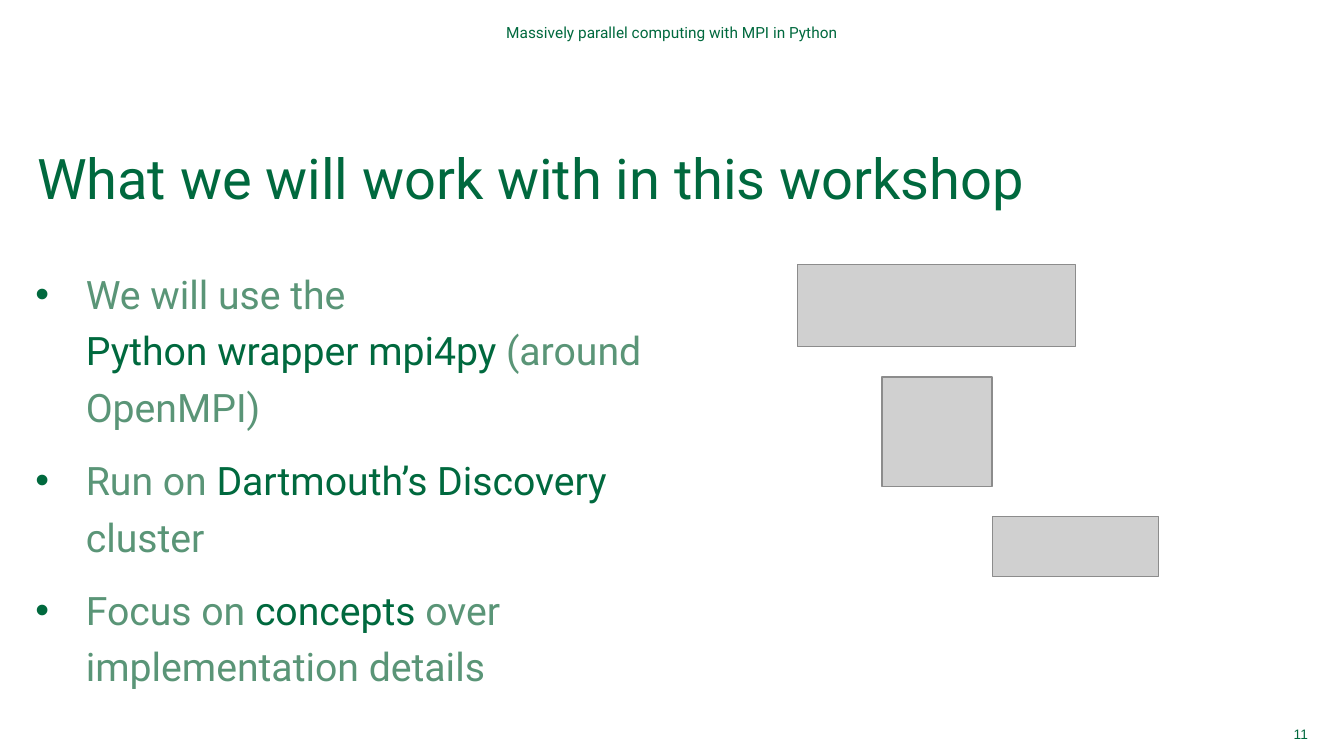
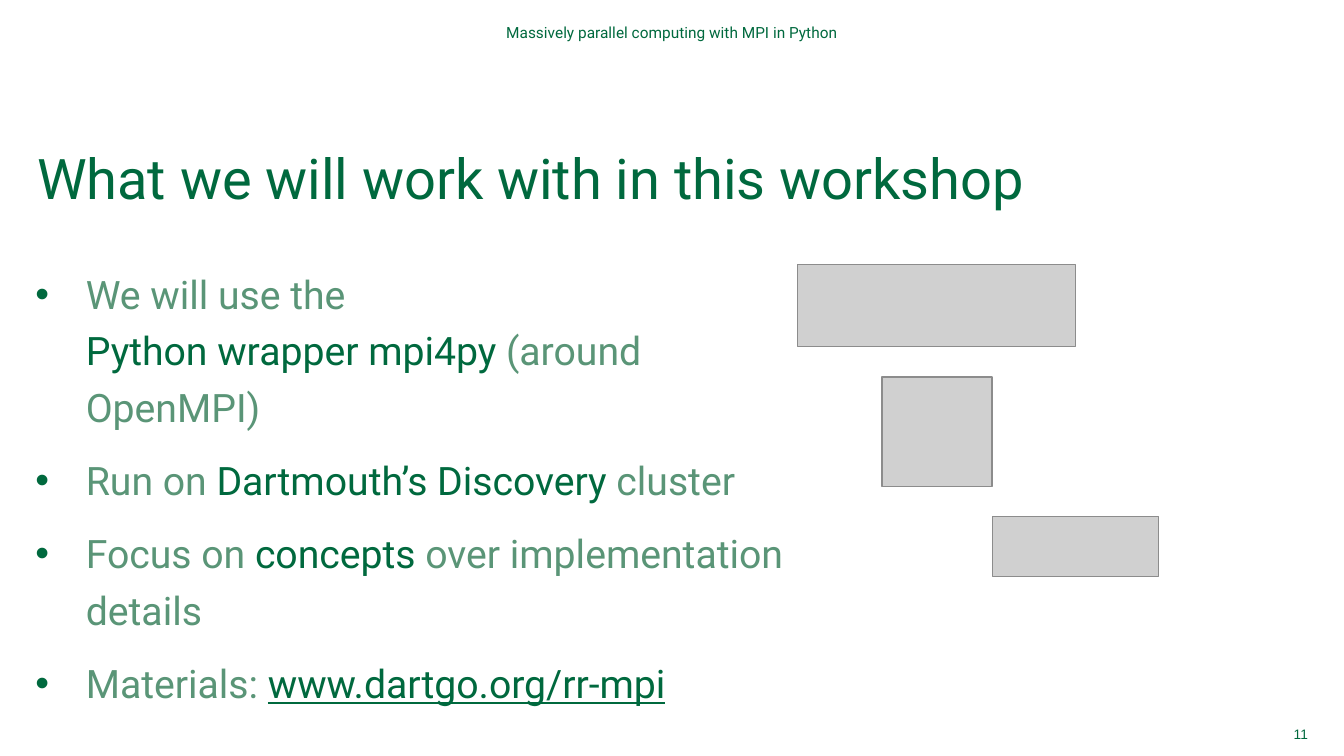
Before and after one commit to Dartmouth-Libraries/distributed-computing-with-python-and-mpi, a slide deck: slide 11 of ppt/Distributed-Computing-with-MPI.pptx. Drawn at 1344x756 pixels with LibreOffice and Linux fonts; fonts in the diff are those of the drawing; grey boxes stand for pictures; background and template pictures are left out. Boxes give left, top, right and bottom in pixels: in the first picture for what was removed or moved away, otherwise in the second. Text is boxed around its words. In the diff, an @@ line names an element or a change of style, - is before the commit and + after.

```diff
--- a/ppt/Distributed-Computing-with-MPI.pptx
+++ b/ppt/Distributed-Computing-with-MPI.pptx
@@ text at box(86, 668, 666, 706): paragraph added @@
+• Materials: www.dartgo.org/rr-mpi
```
Also in this commit, not shown: 2 other slides changed, 10 slides added.
